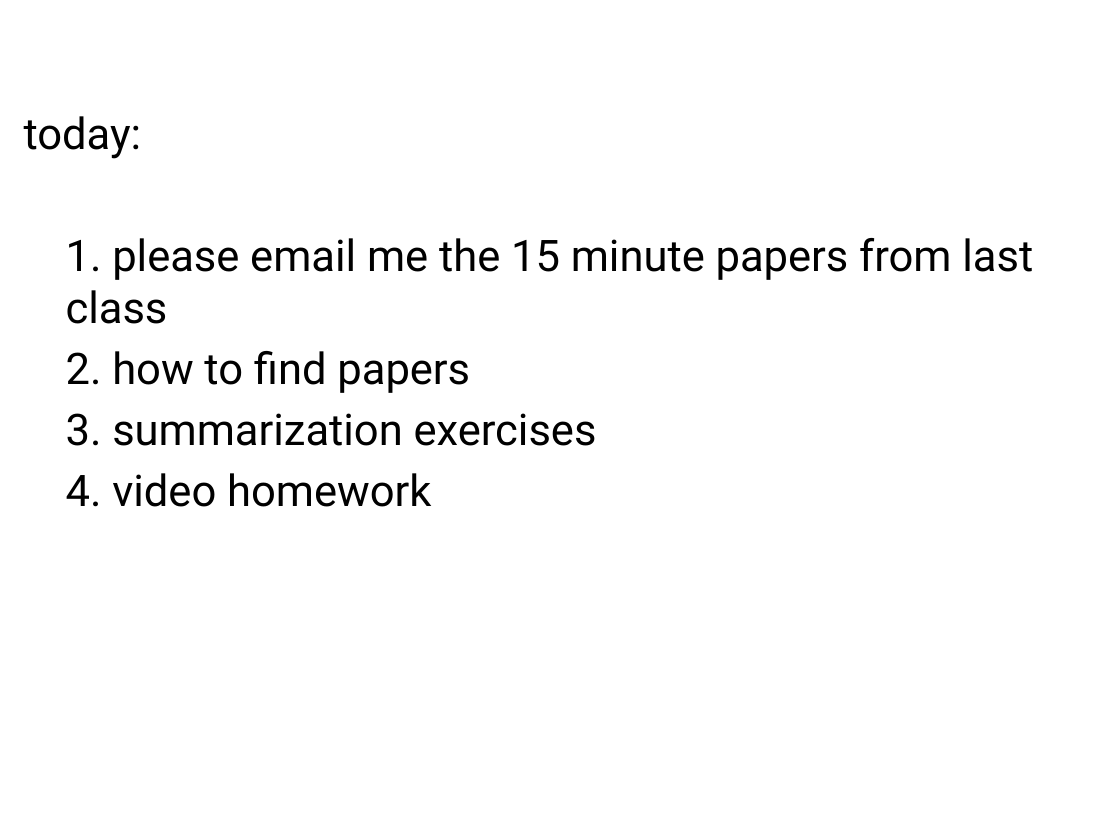
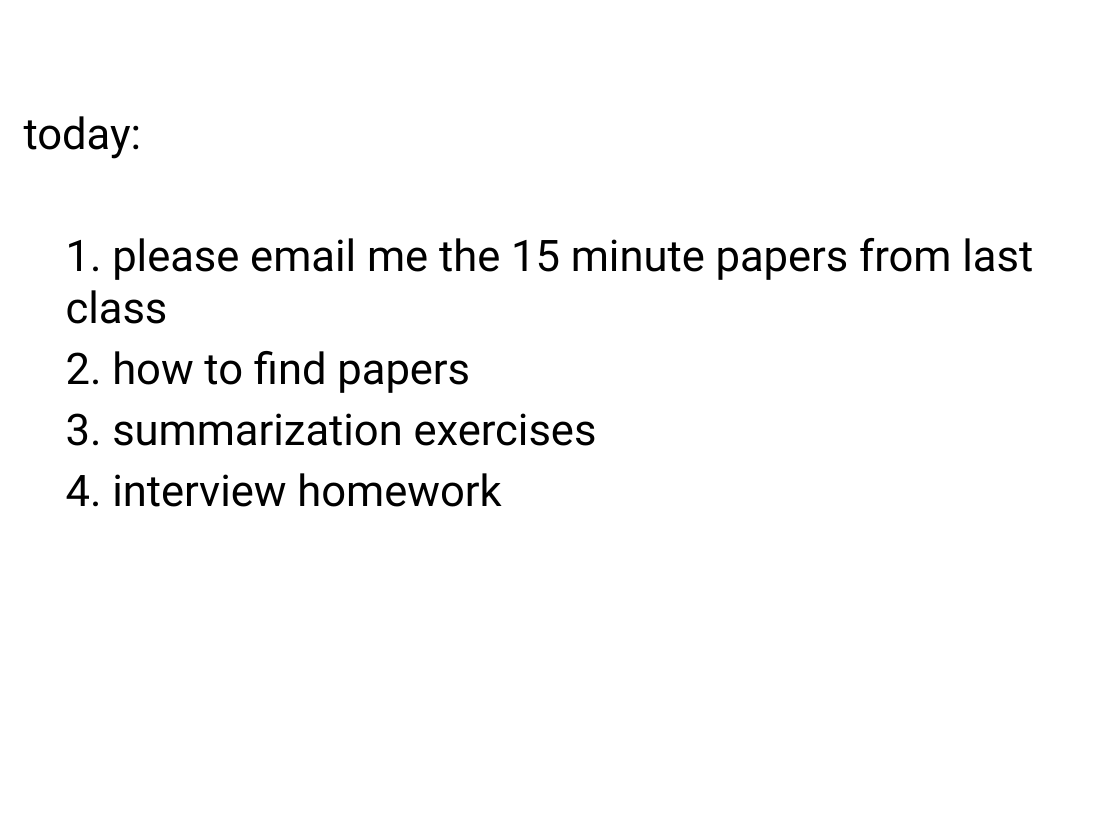
Before and after one commit to angusforbes/mat200c, a slide deck: slide 2 of slides/week2_day2.pptx. Drawn at 1120x840 pixels with LibreOffice and Linux fonts; fonts in the diff are those of the drawing. Boxes give left, top, right and bottom in pixels: in the first picture for what was removed or moved away, otherwise in the second. Text is boxed around its words. In the diff, an @@ line names an element or a change of style, - is before the commit and + after.

```diff
--- a/slides/week2_day2.pptx
+++ b/slides/week2_day2.pptx
@@ text at (x1=66, y1=473, x2=501, y2=507): text changed @@
-4. video homework
+4. interview homework
```
Also in this commit, not shown: 1 other slide changed, 12 slides removed, 9 other files.
